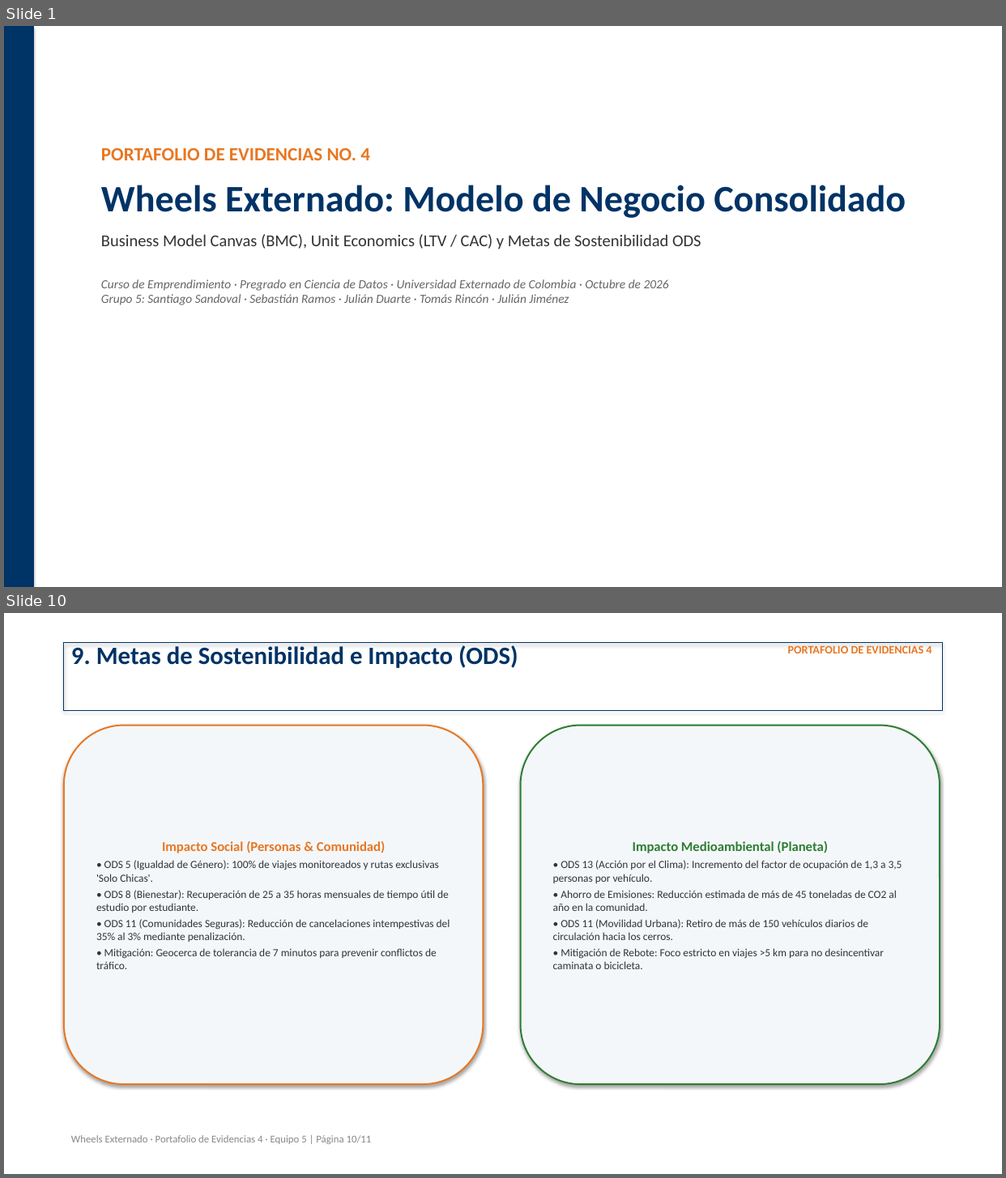
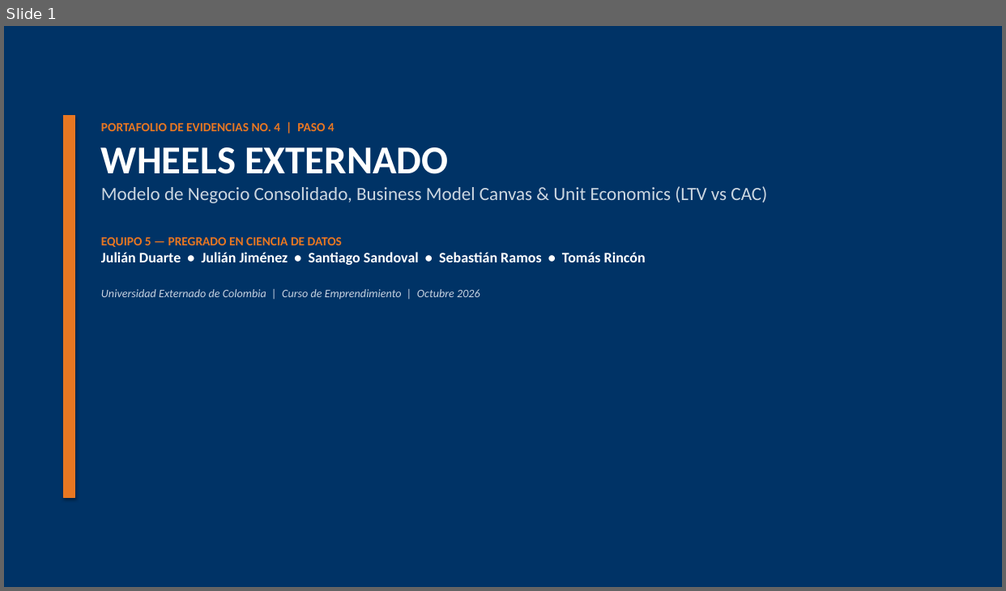
Before and after one commit to Juliand10x/Emprendimiento, a slide deck: 01_Proyecto_Wheels_Externado/Portafolio_de_Evidencias_4/Entregables/Portafolio de evidencias 4 - Equipo 5 - Presentación.pptx. Shown one above the other, each under a label of ours: slides 1 and 10 before the commit, slide 1 after it; the slides between them are not shown. The pictures are 1006x1178 and 1006x591 pixels, drawn with LibreOffice and Linux fonts; fonts in the diff are those of the drawing. Boxes give left, top, right and bottom in pixels: in the first picture for what was removed or moved away, otherwise in the second. Text is boxed around its words. In the diff, an @@ line names an element or a change of style, - is before the commit and + after.

Commit message:
feat(Portafolio 4): Rediseñar presentación ejecutiva PPTX (14 slides) y estructurar Excel LTV/CAC sustentado y justificado con datos de campo

```diff
--- a/01_Proyecto_Wheels_Externado/Portafolio_de_Evidencias_4/Entregables/Portafolio de evidencias 4 - Equipo 5 - Presentación.pptx
+++ b/01_Proyecto_Wheels_Externado/Portafolio_de_Evidencias_4/Entregables/Portafolio de evidencias 4 - Equipo 5 - Presentación.pptx
@@ slide 10 removed at (4, 613, 1002, 1174), background #FFFFFF @@
@@ rectangle removed at (64, 643, 942, 710) @@
@@ text removed at (71, 645, 518, 668) @@
-9. Metas de Sostenibilidad e Impacto (ODS)
@@ text removed at (788, 645, 931, 653) @@
-PORTAFOLIO DE EVIDENCIAS 4
@@ rounded rectangle removed at (64, 726, 484, 1084) @@
-Impacto Social (Personas & Comunidad)
-• ODS 5 (Igualdad de Género): 100% de viajes monitoreados y rutas exclusivas 'Solo Chicas'.
-• ODS 8 (Bienestar): Recuperación de 25 a 35 horas mensuales de tiempo útil de estudio por estudiante.
-• ODS 11 (Comunidades Seguras): Reducción de cancelaciones intempestivas del 35% al 3% mediante penalización.
-• Mitigación: Geocerca de tolerancia de 7 minutos para prevenir conflictos de tráfico.
@@ rounded rectangle removed at (521, 726, 940, 1084) @@
-Impacto Medioambiental (Planeta)
-• ODS 13 (Acción por el Clima): Incremento del factor de ocupación de 1,3 a 3,5 personas por vehículo.
-• Ahorro de Emisiones: Reducción estimada de más de 45 toneladas de CO2 al año en la comunidad.
-• ODS 11 (Movilidad Urbana): Retiro de más de 150 vehículos diarios de circulación hacia los cerros.
-• Mitigación de Rebote: Foco estricto en viajes >5 km para no desincentivar caminata o bicicleta.
@@ text removed at (71, 1135, 372, 1144) @@
-Wheels Externado · Portafolio de Evidencias 4 · Equipo 5 | Página 10/11
@@ slide 1 changed as well @@
@@ rectangle added at (4, 26, 1002, 587), fill #003366, outline #003366 0.75 pt @@
@@ rectangle: place and size @@
-rectangle at (4, 26, 34, 587)
+rectangle at (64, 116, 75, 497)
@@ rectangle at (64, 116, 75, 497): fill #003366 to #E87722; outline none to #E87722 0.75 pt @@
@@ text at (101, 123, 767, 300): text changed; size 12 to 18 pt; text colour #666666 to #FFFFFF; bold on; italic off @@
-PORTAFOLIO DE EVIDENCIAS NO. 4
-Wheels Externado: Modelo de Negocio Consolidado
-Business Model Canvas (BMC), Unit Economics (LTV / CAC) y Metas de Sostenibilidad ODS
-Curso de Emprendimiento · Pregrado en Ciencia de Datos · Universidad Externado de Colombia · Octubre de 2026
-Grupo 5: Santiago Sandoval · Sebastián Ramos · Julián Duarte · Tomás Rincón · Julián Jiménez
+PORTAFOLIO DE EVIDENCIAS NO. 4 | PASO 4
+WHEELS EXTERNADO
+Modelo de Negocio Consolidado, Business Model Canvas & Unit Economics (LTV vs CAC)
+EQUIPO 5 — PREGRADO EN CIENCIA DE DATOS
+Julián Duarte • Julián Jiménez • Santiago Sandoval • Sebastián Ramos • Tomás Rincón
+Universidad Externado de Colombia | Curso de Emprendimiento | Octubre 2026
```
Also in this commit, not shown: 1 other slide changed, 12 slides added, 8 other slides removed, 1 other file.
